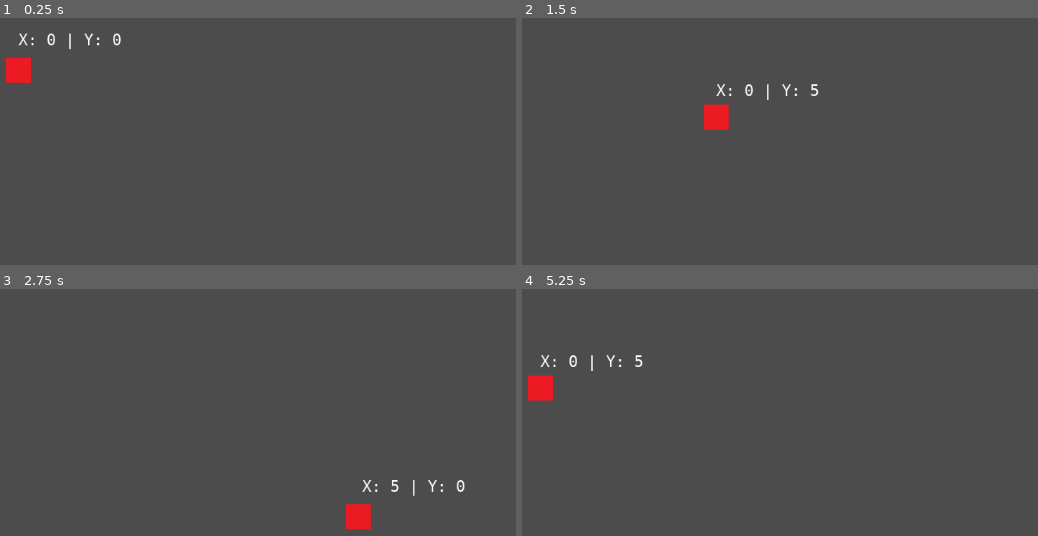
Above: before the commit, frames 1-4 (two rows, left to right).
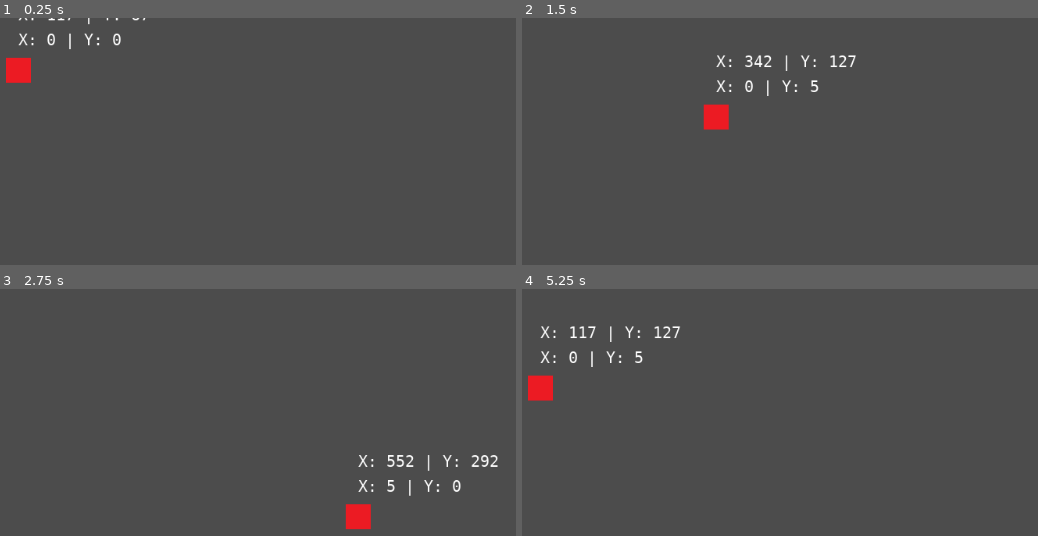
Above: after the commit, the same moments.

Repository: Ellyzeul/godot_first_game
Game: Godot game, scene res://World.tscn
The game is run twice, just before and just after one commit, with the same random seed, the same clock (stepped at 60 frames per second) and the same inputs.
Inputs:
- Up to frame 1 (0.25 s): no input
- Up to frame 2 (1.5 s): tap Enter at 0.5 s; hold Right (right) 0.53-1.28 s; hold Down (down) from 1.28 s (still down)
- Up to frame 3 (2.75 s): release Down (down) at 2.03 s; hold Right (right) from 2.03 s (still down)
- Up to frame 4 (5.25 s): release Right (right) at 2.78 s; hold Up (up) 2.78-3.53 s; hold Left (left) 3.53-5.03 s; hold Down (down) from 5.03 s (still down)

The runs differ from the first frame. In frame 1, less than 0.1% of the frame differs, in the area x 3-29%, y 0-3%; in frame 2, 0.7%; in frame 3, 0.8%, in the area x 69-97%, y 67-84%; in frame 4, 0.7%.

Commit message:
feat: rounding the player movement values to always be an integer, and avoid future bugs

Diff:
--- a/characters/player/Player.gd
+++ b/characters/player/Player.gd
@@ -19,6 +19,5 @@
 	update()
 
 func _draw():
-	var msg_position = velocity
-	msg_position.y -= 32
-	draw_string(font, msg_position, "X: "+str(velocity.x)+" | Y: "+str(velocity.y))
+	draw_string(font, Vector2(0, -32), "X: "+str(velocity.x)+" | Y: "+str(velocity.y))
+	draw_string(font, Vector2(0,-64), "X: "+str(position.x)+" | Y: "+str(position.y))
--- a/scripts/lib_player.gd
+++ b/scripts/lib_player.gd
@@ -5,6 +5,8 @@
 	velocity.y = -(Input.is_action_pressed("up") as int)+(Input.is_action_pressed("down") as int)
 
 	velocity = velocity.normalized() * speed
+	velocity.x = ceil(velocity.x) if velocity.x > 0 else floor(velocity.x)
+	velocity.y = ceil(velocity.y) if velocity.y > 0 else floor(velocity.y)
 
 	return velocity
 
